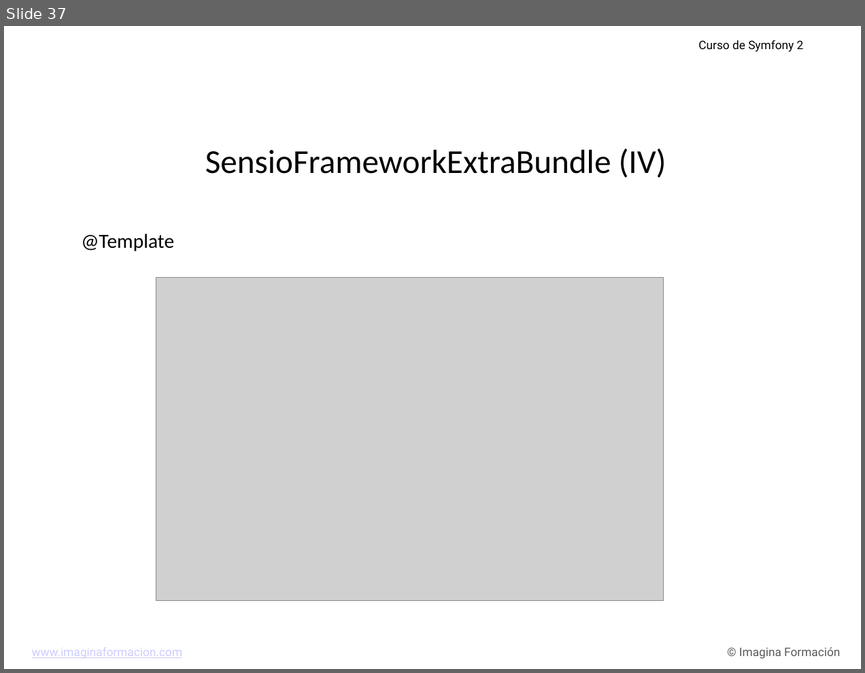
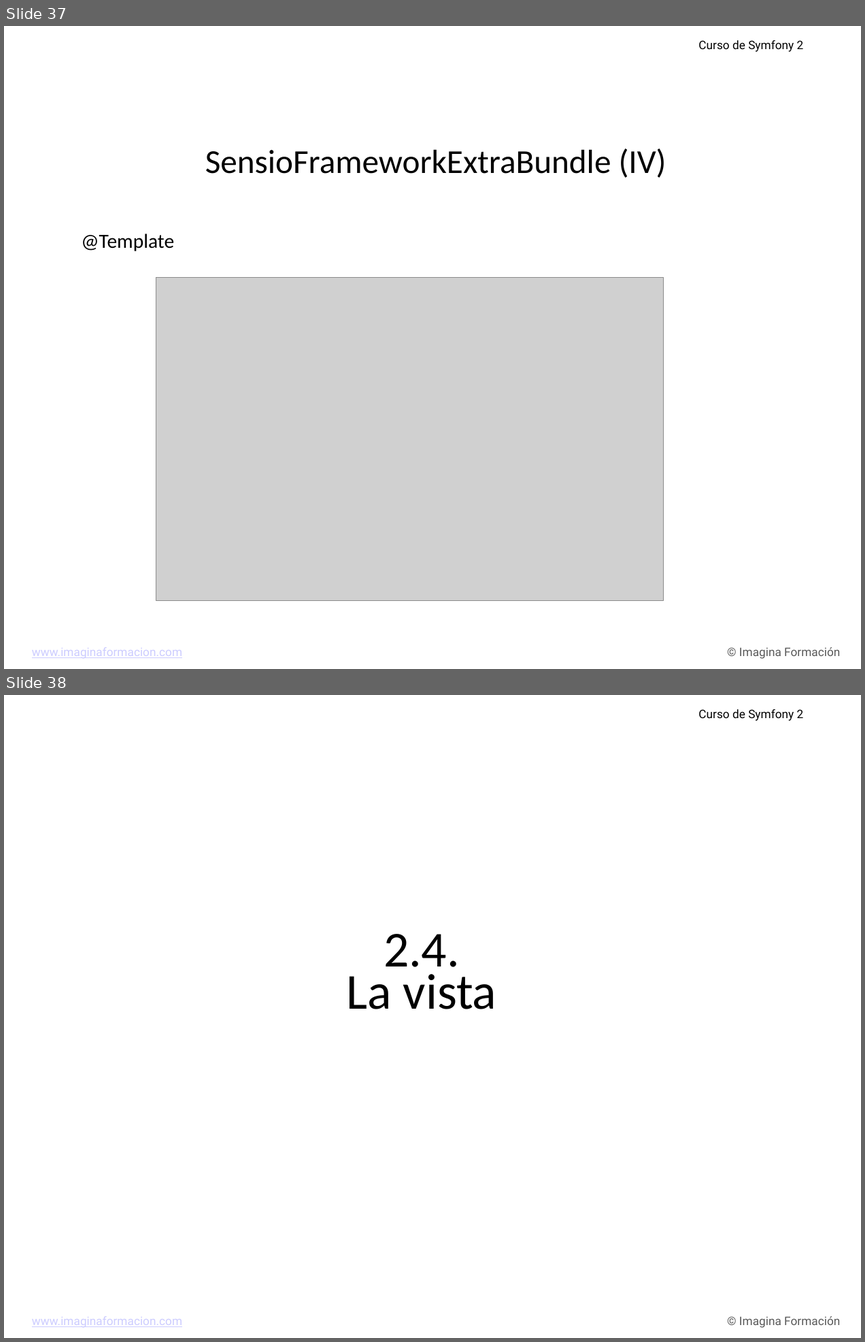
Before and after one commit to carlescliment/curso-symfony2, a slide deck: compiled/ppt/Tema 2.ppt. Shown one above the other, each under a label of ours: slide 37 before the commit, slides 37 and 38 after it. The pictures are 865x673 and 865x1342 pixels, drawn with LibreOffice and Linux fonts; fonts in the diff are those of the drawing; grey boxes stand for pictures; background and template pictures are left out. Boxes give left, top, right and bottom in pixels: in the first picture for what was removed or moved away, otherwise in the second. Text is boxed around its words. In the diff, an @@ line names an element or a change of style, - is before the commit and + after.

```diff
--- a/compiled/ppt/Tema 2.ppt
+++ b/compiled/ppt/Tema 2.ppt
@@ slide 38 added at bbox=[4, 695, 861, 1338], background picture (left out); not listed: 3 template elements that a slide beside it also shows @@
@@ text added at bbox=[347, 934, 497, 1009], 60 pt, text #000000 @@
+2.4.
+La vista
```
Also in this commit, not shown: 1 slide changed, 5 other slides added, 52 slides removed, 1 other file.
